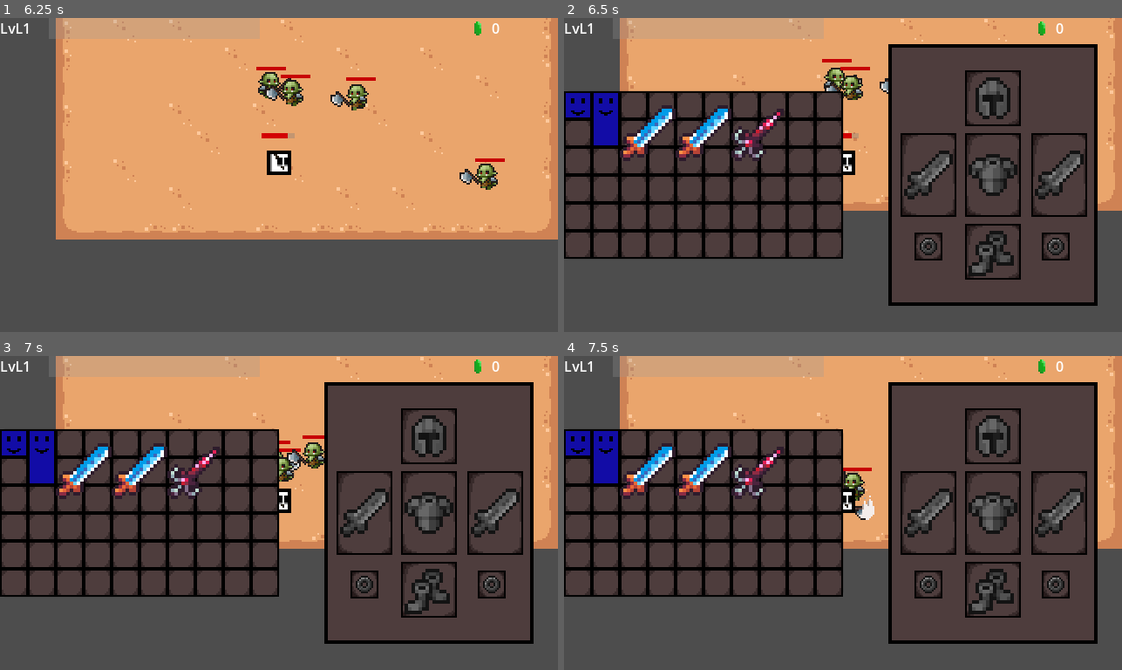
Above: before the commit, frames 1-4 (two rows, left to right).
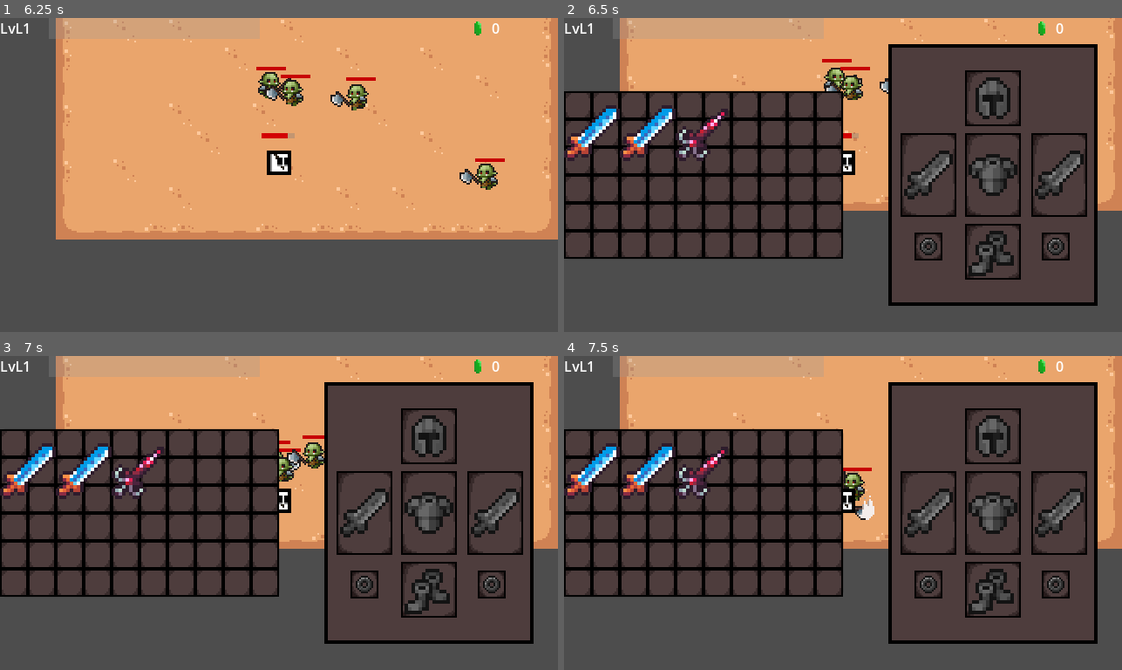
Above: after the commit, the same moments.

Repository: Maf1sher/Gorama
Game: Godot game, scene res://scenes/UI/Menu.tscn
Same seed, same stepped clock (60 frames per second), same inputs: the game is played once before the commit and once after it.
Inputs (mouse positions are in pixels of both pictures, inside the frame that each line leads up to):
- Up to frame 1 (6.25 s): click "Start" at 0.5 s; tap Enter at 1.25 s; move the mouse to (401, 159) at 1.27 s; hold D (right) 1.28-2.03 s; click (401, 159) at 1.42 s; move the mouse to (167, 190) at 2.02 s; hold S (down) 2.03-2.78 s; move the mouse to (334, 105) at 2.77 s; hold D (right) 2.78-3.53 s; move the mouse to (251, 237) at 3.52 s; hold W (up) 3.53-4.28 s; click (251, 237) at 3.67 s; move the mouse to (446, 222) at 4.27 s; hold A (left) 4.28-5.78 s; click (446, 222) at 4.9 s; move the mouse to (111, 127) at 5.02 s; right-click (111, 127) at 5.65 s; move the mouse to (306, 175) at 5.77 s; hold S (down) from 5.78 s (still down); click (306, 175) at 5.92 s
- Up to frame 2 (6.5 s): keep holding S (down); tap E (open_inventory) at 6.4 s
- Up to frame 3 (7 s): move the mouse to (139, 513) at 6.52 s; release S (down) at 6.53 s; hold D (right) from 6.53 s (still down); click (139, 513) at 6.67 s
- Up to frame 4 (7.5 s): move the mouse to (926, 585) at 7.27 s; release D (right) at 7.28 s; hold W (up) from 7.28 s (still down); click (926, 585) at 7.42 s

Frame 1 is identical in both runs. In frame 2, 2.8% of the frame differs, in the area x 0-40%, y 23-46%; in frame 3, 2.8%; in frame 4, 2.8%.

Commit message:
Card manager

Diff:
--- a/project.godot
+++ b/project.godot
@@ -17,9 +17,10 @@
 
 [autoload]
 
-DataHandler="res://scripts/auto_load/DataHandler.gd"
 InputManager="*res://scripts/auto_load/InputManager.gd"
 CurrencyManager="*res://scripts/auto_load/CurrencyManager.gd"
+CardManager="*res://scripts/auto_load/CardManager.gd"
+CardDatabase="*res://scripts/auto_load/CardDatabase.gd"
 
 [display]
 
--- /dev/null
+++ b/resources/cards/card_data.gd
@@ -0,0 +1,4 @@
+class_name CardData extends Resource
+
+@export var texture: Texture2D
+@export var name: String
--- /dev/null
+++ b/resources/cards/card_test.tres
@@ -0,0 +1,9 @@
+[gd_resource type="Resource" script_class="CardData" load_steps=3 format=3 uid="uid://ddwm62i7qe7ua"]
+
+[ext_resource type="Script" path="res://resources/cards/card_data.gd" id="1_ye372"]
+[ext_resource type="Texture2D" uid="uid://bpvluxmqpfjee" path="res://assests/sprites/cards/example1.png" id="2_rajpw"]
+
+[resource]
+script = ExtResource("1_ye372")
+texture = ExtResource("2_rajpw")
+name = "test1"
--- /dev/null
+++ b/resources/cards/card_test2.tres
@@ -0,0 +1,9 @@
+[gd_resource type="Resource" script_class="CardData" load_steps=3 format=3 uid="uid://bidv6y4agmiyb"]
+
+[ext_resource type="Script" path="res://resources/cards/card_data.gd" id="1_tipm3"]
+[ext_resource type="Texture2D" uid="uid://5asid5qsqq8n" path="res://assests/sprites/cards/example2.png" id="2_onnog"]
+
+[resource]
+script = ExtResource("1_tipm3")
+texture = ExtResource("2_onnog")
+name = "test2"
--- a/scenes/UI/inventory/Inventory.tscn
+++ b/scenes/UI/inventory/Inventory.tscn
@@ -1,14 +1,11 @@
-[gd_scene load_steps=22 format=3 uid="uid://cq0bl0moltd4t"]
+[gd_scene load_steps=17 format=3 uid="uid://cq0bl0moltd4t"]
 
 [ext_resource type="Script" path="res://scripts/UI/inventory/inventory.gd" id="1_rgsww"]
 [ext_resource type="Script" path="res://scripts/UI/inventory/item_grid.gd" id="1_t33lg"]
 [ext_resource type="Script" path="res://resources/items/item_data.gd" id="2_byc5t"]
 [ext_resource type="PackedScene" uid="uid://ckq1wu7kvt3oy" path="res://scenes/UI/inventory/inventory_slot.tscn" id="2_cfbhn"]
 [ext_resource type="Script" path="res://scripts/UI/inventory/equipment.gd" id="2_rmjkk"]
-[ext_resource type="Texture2D" uid="uid://c0vvol8oddn4i" path="res://assests/sprites/inventory/example_1x1.png" id="3_as0tf"]
-[ext_resource type="Texture2D" uid="uid://dlvgkg6gla4u4" path="res://assests/sprites/inventory/example_1x2.png" id="4_gor17"]
 [ext_resource type="PackedScene" uid="uid://bdhifj2wsy1jx" path="res://scenes/UI/inventory/inventory_item.tscn" id="4_ruclq"]
-[ext_resource type="PackedScene" uid="uid://cft2ma5kps054" path="res://scenes/item/sword.tscn" id="6_4sovq"]
 [ext_resource type="Resource" uid="uid://14tb3i0ulsku" path="res://resources/items/sword.tres" id="7_mi44v"]
 [ext_resource type="Resource" uid="uid://berthunsd3jyo" path="res://resources/items/sword2.tres" id="8_oq3rt"]
 [ext_resource type="Texture2D" uid="uid://c7xiihp46dkmd" path="res://assests/sprites/inventory/character_sheet.png" id="9_wc4px"]
@@ -19,23 +16,6 @@
 [ext_resource type="Texture2D" uid="uid://t3a40ph314ml" path="res://assests/sprites/inventory/chest_slot.png" id="12_rehx7"]
 [ext_resource type="Texture2D" uid="uid://cikl7hsya46ms" path="res://assests/sprites/inventory/boots_slot.png" id="13_e37mo"]
 [ext_resource type="Texture2D" uid="uid://b3f75fg28xaib" path="res://assests/sprites/inventory/ring_slot.png" id="15_hv04l"]
-
-[sub_resource type="Resource" id="Resource_gx0h6"]
-script = ExtResource("2_byc5t")
-name = "hhh"
-texture = ExtResource("3_as0tf")
-dimentions = Vector2i(1, 1)
-sceen_achor_point = Vector2i(0, 0)
-type = 1
-
-[sub_resource type="Resource" id="Resource_f2e7q"]
-script = ExtResource("2_byc5t")
-name = "ddd"
-texture = ExtResource("4_gor17")
-dimentions = Vector2i(1, 2)
-item_sceen = ExtResource("6_4sovq")
-sceen_achor_point = Vector2i(0, 0)
-type = 0
 
 [node name="Inventory" type="Control"]
 layout_mode = 3
@@ -53,7 +33,7 @@
 anchor_bottom = 0.5
 grow_vertical = 2
 script = ExtResource("2_rmjkk")
-items = Array[ExtResource("2_byc5t")]([SubResource("Resource_gx0h6"), SubResource("Resource_f2e7q"), ExtResource("7_mi44v"), ExtResource("7_mi44v"), ExtResource("8_oq3rt")])
+items = Array[ExtResource("2_byc5t")]([ExtResource("7_mi44v"), ExtResource("7_mi44v"), ExtResource("8_oq3rt")])
 inventory_item_scene = ExtResource("4_ruclq")
 
 [node name="ItemGrid" type="GridContainer" parent="Equipment"]
--- a/scripts/UI/currency_hud/currency_hud.gd
+++ b/scripts/UI/currency_hud/currency_hud.gd
@@ -7,7 +7,6 @@
 	_update_display(CurrencyManager.currencie)
 
 func _on_currency_changed(value: int):
-	#if type == "crystal":
 	_update_display(value)
 
 func _update_display(value: int):
--- a/scripts/UI/select_card/card.gd
+++ b/scripts/UI/select_card/card.gd
@@ -3,13 +3,12 @@
 
 signal clicked(card)
 
-@export var card_name: String
-@export var texture: Texture2D
+@export var data: CardData
 
 @onready var textureRect = $Texture
 
 func _ready() -> void:
-	textureRect.texture = texture
+	textureRect.texture = data.texture
 
 func _gui_input(event: InputEvent) -> void:
 	if event.is_action_pressed("inventory_left_click"):
--- a/scripts/UI/select_card/select_card.gd
+++ b/scripts/UI/select_card/select_card.gd
@@ -8,21 +8,14 @@
 
 var is_open: bool = false
 
-func _ready() -> void:
-	for i in 3:
-		var card = cardScene.instantiate()
-		card.card_name = str("card ", i+1)
-		card.texture = load("res://assests/sprites/cards/example1.png")
-		card.clicked.connect(_on_card_clicked)
-		cards_container.add_child(card)
-
 func _on_card_clicked(card):
-	print(card.card_name)
+	print(card.data.name)
 	close()
 
 func open():
 	visible = true
 	is_open = true
+	get_random_cards(3)
 	emit_signal("select_card")
 	InputManager.block_input()
 
@@ -31,3 +24,16 @@
 	is_open = false
 	emit_signal("select_card")
 	InputManager.unblock_input()
+
+func get_random_cards(count: int) -> void:
+	clear_children(cards_container)
+	var card_path = CardDatabase.get_random_card_paths(count)
+	for i in count:
+		var card = cardScene.instantiate()
+		card.data = load(card_path[i])
+		card.clicked.connect(_on_card_clicked)
+		cards_container.add_child(card)
+
+func clear_children(node: Node) -> void:
+	for child in node.get_children():
+		child.queue_free()
--- /dev/null
+++ b/scripts/auto_load/CardDatabase.gd
@@ -0,0 +1,17 @@
+extends Node
+
+var card_paths = [
+	"res://resources/cards/card_test.tres",
+	"res://resources/cards/card_test2.tres"
+]
+
+
+func get_random_card_paths(count: int) -> Array:
+	var result: Array = []
+	var total = card_paths.size()
+
+	for i in count:
+		var idx = randi_range(0, total - 1)
+		result.append(card_paths[idx])
+
+	return result
--- /dev/null
+++ b/scripts/auto_load/CardManager.gd
@@ -0,0 +1,7 @@
+extends Node
+
+var active_cards: Array = []
+
+
+func apply_card(card) -> void:
+	active_cards.append(card)
Binary file added: assests/sprites/cards/example2.png
Not shown, added: assests/sprites/cards/example2.png.import
